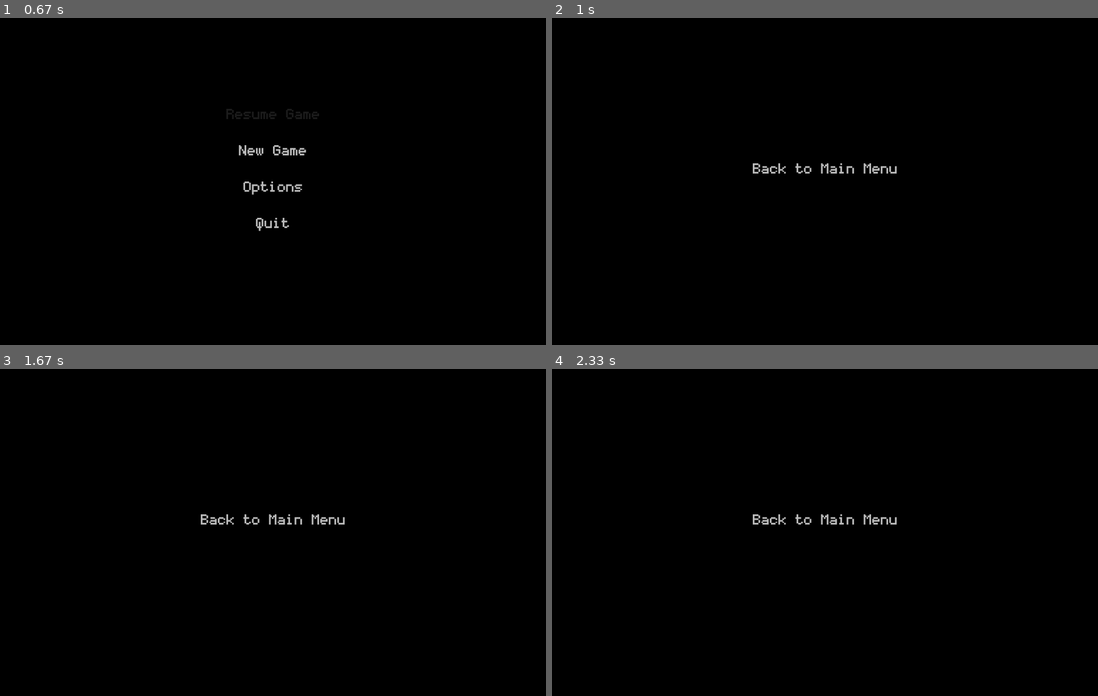
Above: before the commit, frames 1-4 (two rows, left to right).
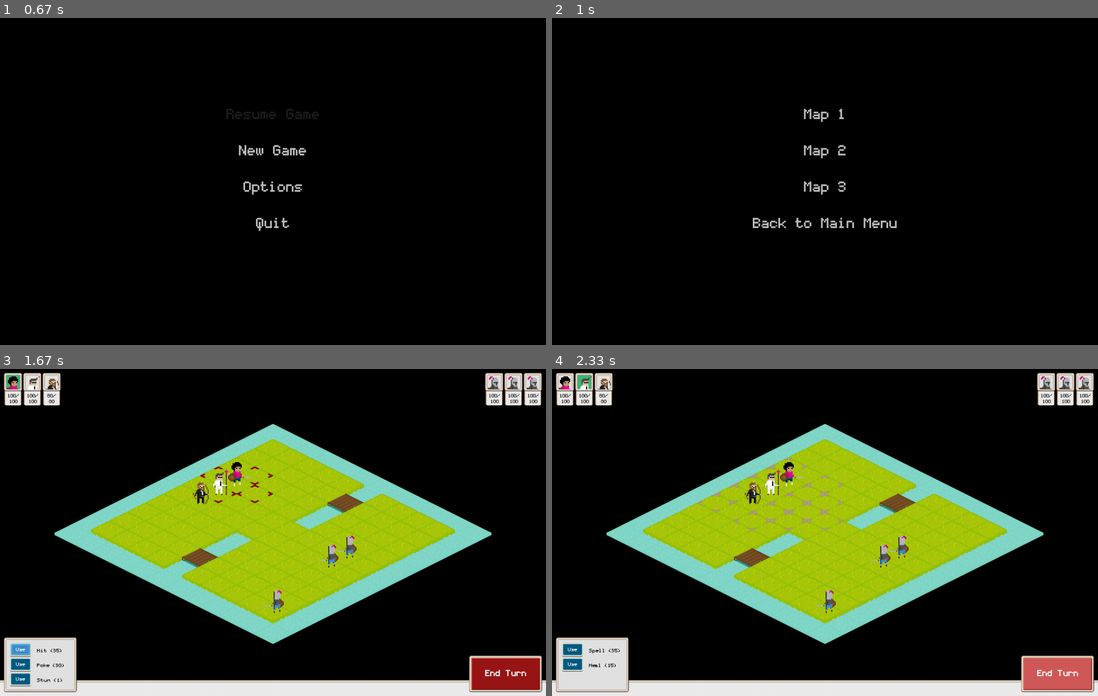
Above: after the commit, the same moments.

Repository: roopepal/discoknights
Game: pygame game, started from main.py
Same seed, same stepped clock (60 frames per second), same inputs: the game is played once before the commit and once after it.
Inputs (mouse positions are in pixels of both pictures, inside the frame that each line leads up to):
- Up to frame 1 (0.67 s): click (273, 181) at 0.38 s
- Up to frame 2 (1 s): click "New Game" at 0.72 s
- Up to frame 3 (1.67 s): click (273, 467) at 1.05 s, where only the run after the commit has a clickable "Map 1"; click (21, 650) at 1.38 s
- Up to frame 4 (2.33 s): press the mouse at (1059, 673) at 1.7 s; move the mouse to (841, 597) at 1.8 s; release the mouse at (622, 522) at 1.93 s; click (1059, 673) at 2.05 s

Frame 1 is identical in both runs. In frame 2, 1.0% of the frame differs, in the area x 36-64%, y 27-65%; in frame 3, 37%, in the area x 0-100%, y 1-100%; in frame 4, 37%.

Commit message:
added simple map chooser menu, first version

Diff:
--- a/config_reader.py
+++ b/config_reader.py
@@ -233,6 +233,18 @@
 		return mp
 
 
+	def count_available_maps(self):
+		'''Returns a count of available maps.'''
+
+		count = 0
+
+		for item in self.map_config:
+			if item["id"].lower() == "map":
+				count += 1
+
+		return count
+
+
 	def get_map(self, state, map_index):
 		'''Builds a full map with characters and objects.'''
 
--- a/event_handler.py
+++ b/event_handler.py
@@ -79,9 +79,16 @@
 
 	def handle_click(self, mouse_pos):
 		for option in self.menu.options:
+			# if option was clicked
 			if option.rect.collidepoint(pygame.mouse.get_pos()):
+				# if option is available and there is a function for it
 				if option.function and not option.greyed:
-					option.function()
+					# if there is a function parameter
+					if not option.func_parameter == None :
+						option.function(option.func_parameter)
+					# else if no parameter
+					else:
+						option.function()
 
 
 	def handle_event(self, event):
--- a/map.py
+++ b/map.py
@@ -25,7 +25,7 @@
 		self.object_types = {}
 		self.turn_controller = TurnController(self)
 
-		# current range for character movement and actions
+		# list of coordinates in range for character movement and actions
 		self.in_range = None
 
 
--- a/menu.py
+++ b/menu.py
@@ -15,7 +15,7 @@
 
 class MenuOption(object):
 
-	def __init__(self, menu, text, function=None, greyed=False):
+	def __init__(self, menu, text, function=None, greyed=False, func_parameter=None):
 		# set parent menu
 		self.menu = menu
 
@@ -25,6 +25,9 @@
 
 		# set function
 		self.function = function
+		# set parameter
+		self.func_parameter = func_parameter
+		print("Got parameter: " + str(func_parameter))
 
 		# prepare images
 		self.set_images()
--- a/state.py
+++ b/state.py
@@ -11,17 +11,25 @@
 	'''Manages the game state'''
 	def __init__(self):
 
+		# init config reader (reads config files)
+		self.config_reader = config_reader.ConfigReader()
+
+		# count maps available
+		self.map_count = self.config_reader.count_available_maps()
+
 		# get default fullscreen setting
 		self.fullscreen = FULLSCREEN
 
-		# init all states
+		# init menu states
 		self.intro_screen = IntroScreenState(self)
-		self.game = GameState(self, 1)
 		self.main_menu = MainMenuState(self)
 		self.choose_map_menu = ChooseMapMenuState(self)
 		self.options_menu = OptionsMenuState(self)
 		self.sound_menu = SoundMenuState(self)
 		self.display_menu = DisplayMenuState(self)
+
+		# init game state
+		self.game = None
 
 		# start game in menu
 		self.current_state = self.intro_screen
@@ -33,7 +41,8 @@
 		# change state
 		self.current_state = state
 		# change music when entering game
-		if self.current_state == self.game:
+		if self.current_state == self.game and not self.game.running:
+			self.game.running = True
 			self.play_music(GAME_MUSIC_PATH)
 
 
@@ -55,6 +64,7 @@
 		# check for mixer
 		if not pygame.mixer.get_init():
 			pygame.mixer.init()
+
 		# get current volume if new volume not given
 		if not new_volume:
 			volume = pygame.mixer.music.get_volume()
@@ -136,11 +146,8 @@
 		# init screen
 		self.screen = self.state_mgr.reset_screen()
 
-		# init config reader
-		self.config_reader = config_reader.ConfigReader()
-
 		# build map with config reader
-		self.map = self.config_reader.get_map(self, map_index)
+		self.map = self.state_mgr.config_reader.get_map(self, map_index)
 
 		# init event handler
 		self.event_handler = GameEventHandler(self, self.map)
@@ -149,7 +156,7 @@
 		self.map.start_game()
 
 		# running state
-		self.running = True
+		self.running = False
 
 
 
@@ -302,11 +309,11 @@
 
 	def toggle_music(self):
 		if self.music_on:
-			pygame.mixer.musiset_volume(0)
+			pygame.mixer.music.set_volume(0)
 			self.music_on = False
 			self.menu.options[0].text = "Music: OFF"
 		else:
-			pygame.mixer.musiset_volume(VOLUME)
+			pygame.mixer.music.set_volume(VOLUME)
 			self.music_on = True
 			self.menu.options[0].text = "Music: ON"
 
@@ -316,7 +323,6 @@
 			self.effects_on = False
 			self.menu.options[1].text = "Effects: OFF"
 		else:
-			pygame.mixer.musiunpause()
 			self.effects_on = True
 			self.menu.options[1].text = "Effects: ON"
 
@@ -366,11 +372,18 @@
 			MenuState.__init__(self, state_mgr)
 
 			# add menu options
-
+			### maps
+			for i in range(self.state_mgr.map_count):
+				# concatenate map number to menu option text
+				string = "Map " + str(i+1)
+				# add menu option
+				self.menu.options.append( MenuOption(self.menu, string, self.start_game_with_map, func_parameter=(i+1)) )
+			### back to main menu
 			self.menu.options.append( MenuOption(self.menu, "Back to Main Menu", self.go_to_main_menu) )
 
 			# set option positioning
 			self.set_rects()
 
-		def go_to_sound_menu(self):
-			self.state_mgr.go_to(self.state_mgr.sound_menu)
+		def start_game_with_map(self, map_index):
+			self.state_mgr.game = GameState(self.state_mgr, map_index)
+			self.state_mgr.go_to(self.state_mgr.game)
